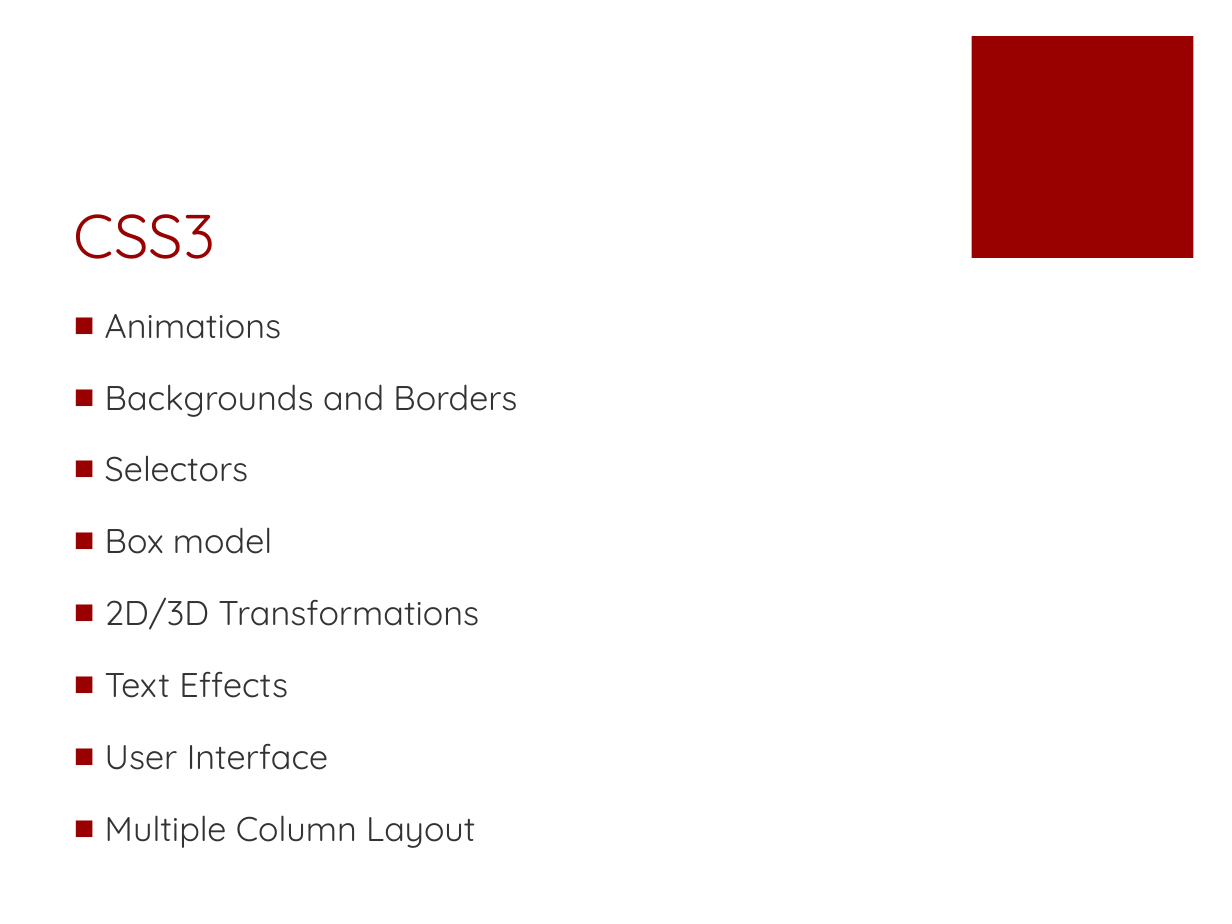
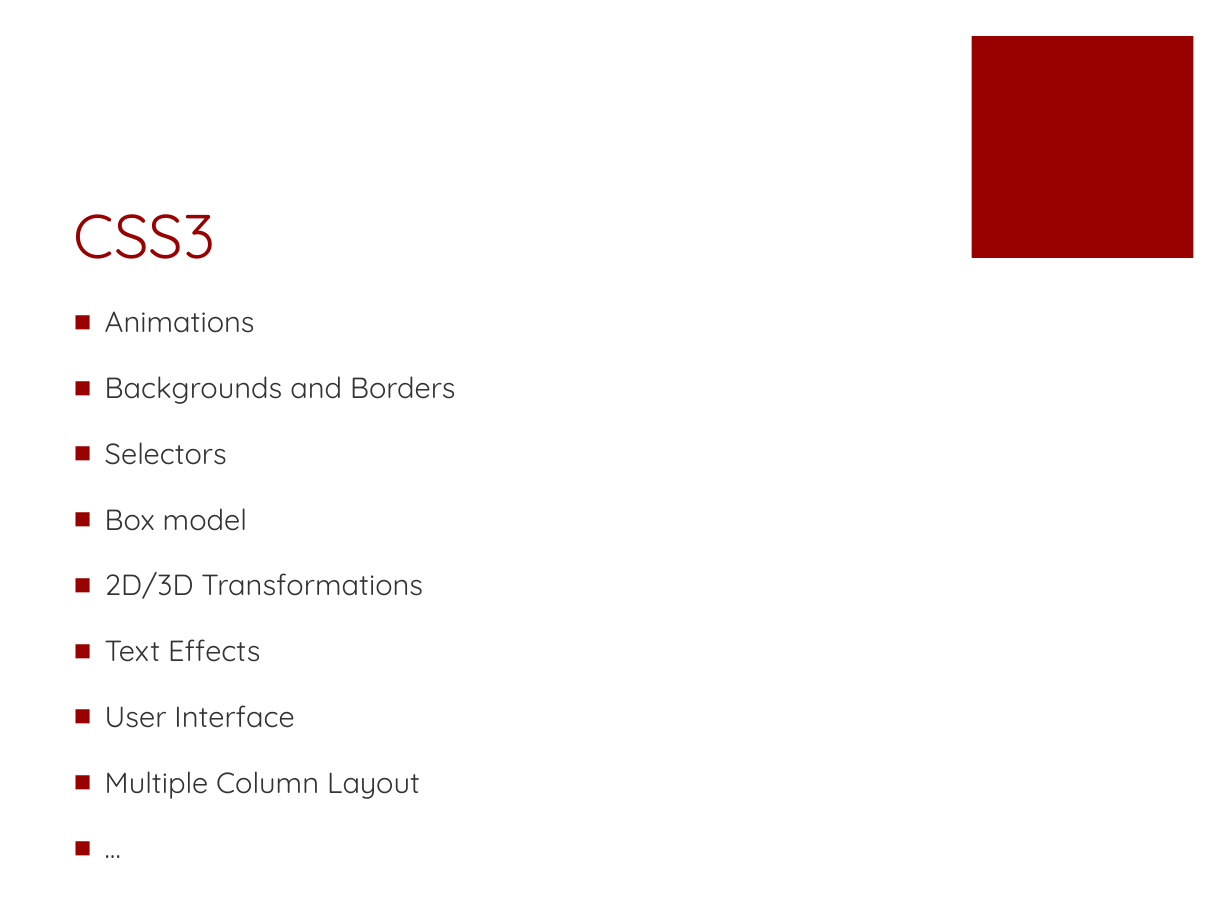
Before and after one commit to fuying/frondendtraining, a slide deck: slide 16 of CSS/CSS.pptx. Drawn at 1232x924 pixels with LibreOffice and Linux fonts; fonts in the diff are those of the drawing. Boxes give left, top, right and bottom in pixels: in the first picture for what was removed or moved away, otherwise in the second. Text is boxed around its words. In the diff, an @@ line names an element or a change of style, - is before the commit and + after.

```diff
--- a/CSS/CSS.pptx
+++ b/CSS/CSS.pptx
@@ text at box(105, 311, 455, 799): paragraph added @@
+■ …
@@ text at box(105, 311, 455, 799): size 20 to 17 pt @@
```
Also in this commit, not shown: 10 other slides changed, 2 other files.
